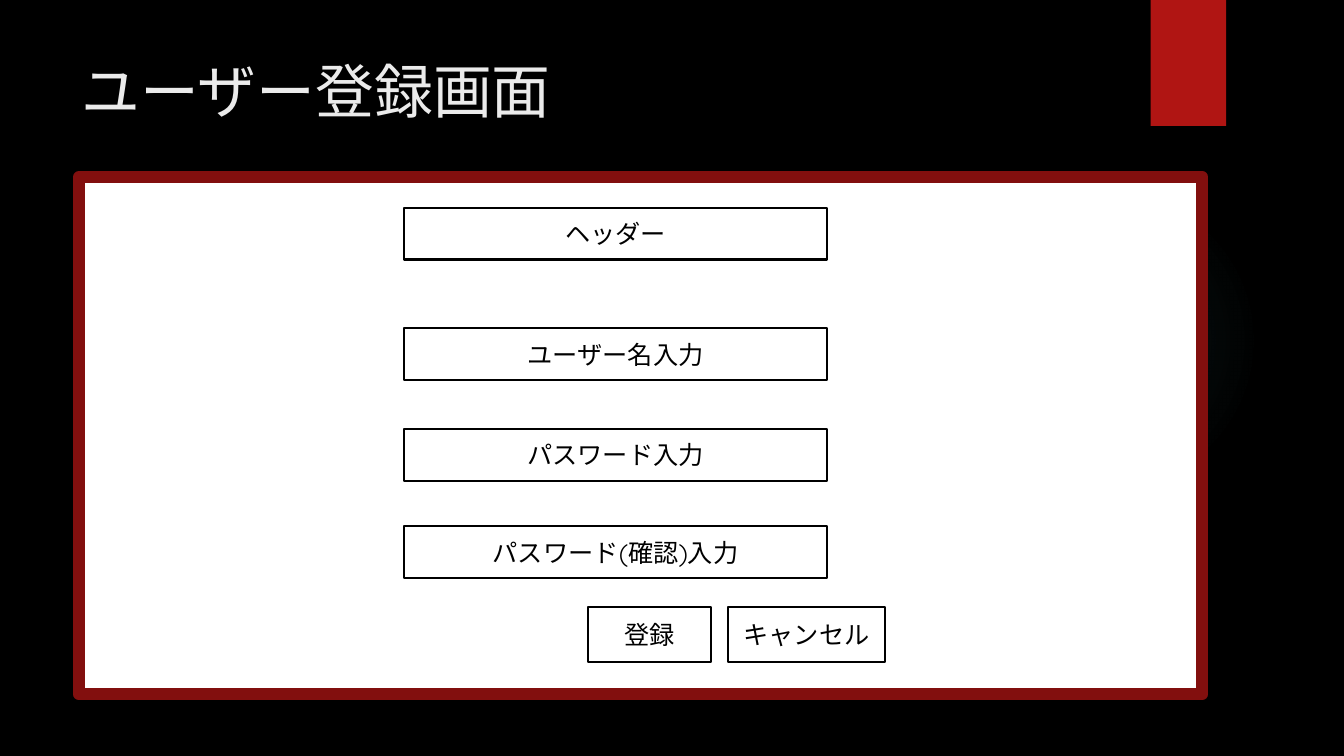
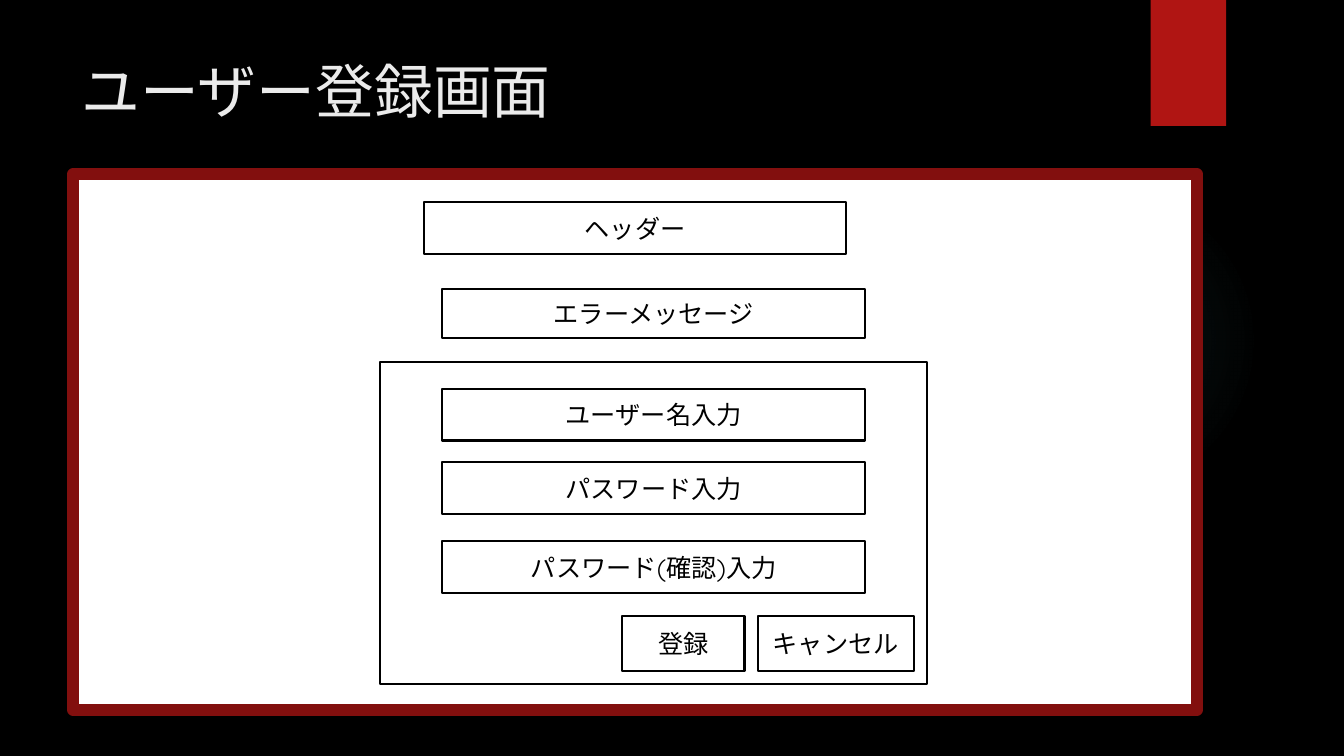
Before and after one commit to CSTSCSTS/UserAp, a slide deck: slide 2 of docs/ポーカー拡張 ワイヤーフレーム.pptx. Drawn at 1344x756 pixels with LibreOffice and Linux fonts; fonts in the diff are those of the drawing; background and template pictures are left out. Boxes give left, top, right and bottom in pixels: in the first picture for what was removed or moved away, otherwise in the second. Text is boxed around its words. In the diff, an @@ line names an element or a change of style, - is before the commit and + after.

```diff
--- a/docs/ポーカー拡張 ワイヤーフレーム.pptx
+++ b/docs/ポーカー拡張 ワイヤーフレーム.pptx
@@ rectangle "あありがとうございました": place and size @@
-rectangle "あありがとうございました" at (79,177,1202,695)
+rectangle "あありがとうございました" at (74,174,1197,711)
@@ rectangle "ヘッダー": place and size @@
-rectangle "ヘッダー" at (404,208,827,259)
+rectangle "ヘッダー" at (423,202,846,253)
@@ rectangle added at (443,288,865,338), outline #000000 1.5 pt, 18 pt, text #000000 @@
+エラーメッセージ
@@ rectangle added at (380,362,927,685), outline #000000 1.5 pt @@
@@ rectangle "ユーザー名入力": place and size @@
-rectangle "ユーザー名入力" at (404,329,827,380)
+rectangle "ユーザー名入力" at (443,389,865,441)
@@ rectangle "パスワード入力": place and size @@
-rectangle "パスワード入力" at (404,429,827,480)
+rectangle "パスワード入力" at (443,462,865,513)
@@ rectangle "パスワード(確認)入力": place and size @@
-rectangle "パスワード(確認)入力" at (404,526,827,578)
+rectangle "パスワード(確認)入力" at (443,541,865,593)
@@ rectangle "登録": place and size @@
-rectangle "登録" at (589,607,712,662)
+rectangle "登録" at (622,616,745,671)
@@ rectangle "キャンセル": place and size @@
-rectangle "キャンセル" at (729,607,885,662)
+rectangle "キャンセル" at (758,616,914,671)
```
Also in this commit, not shown: 2 other slides changed.
